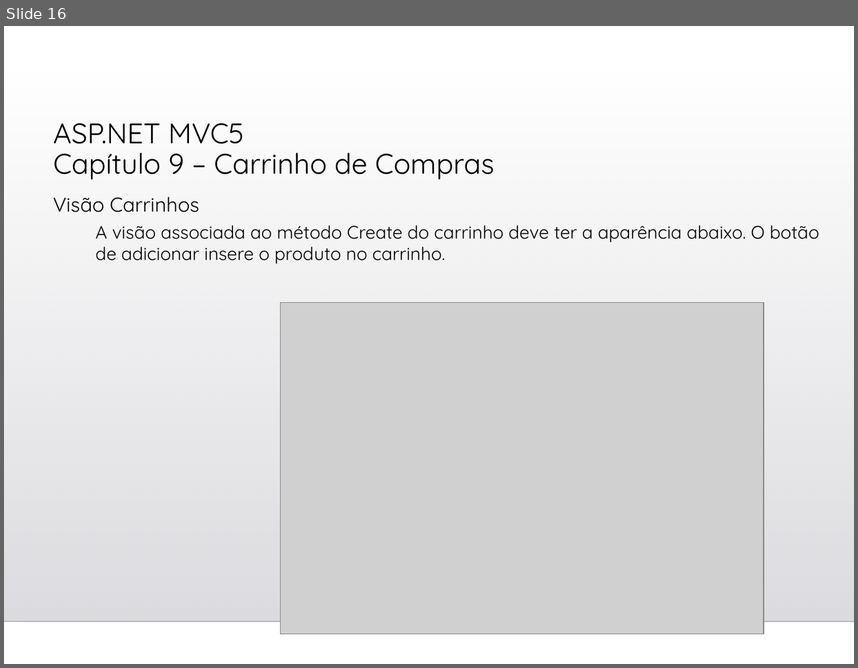
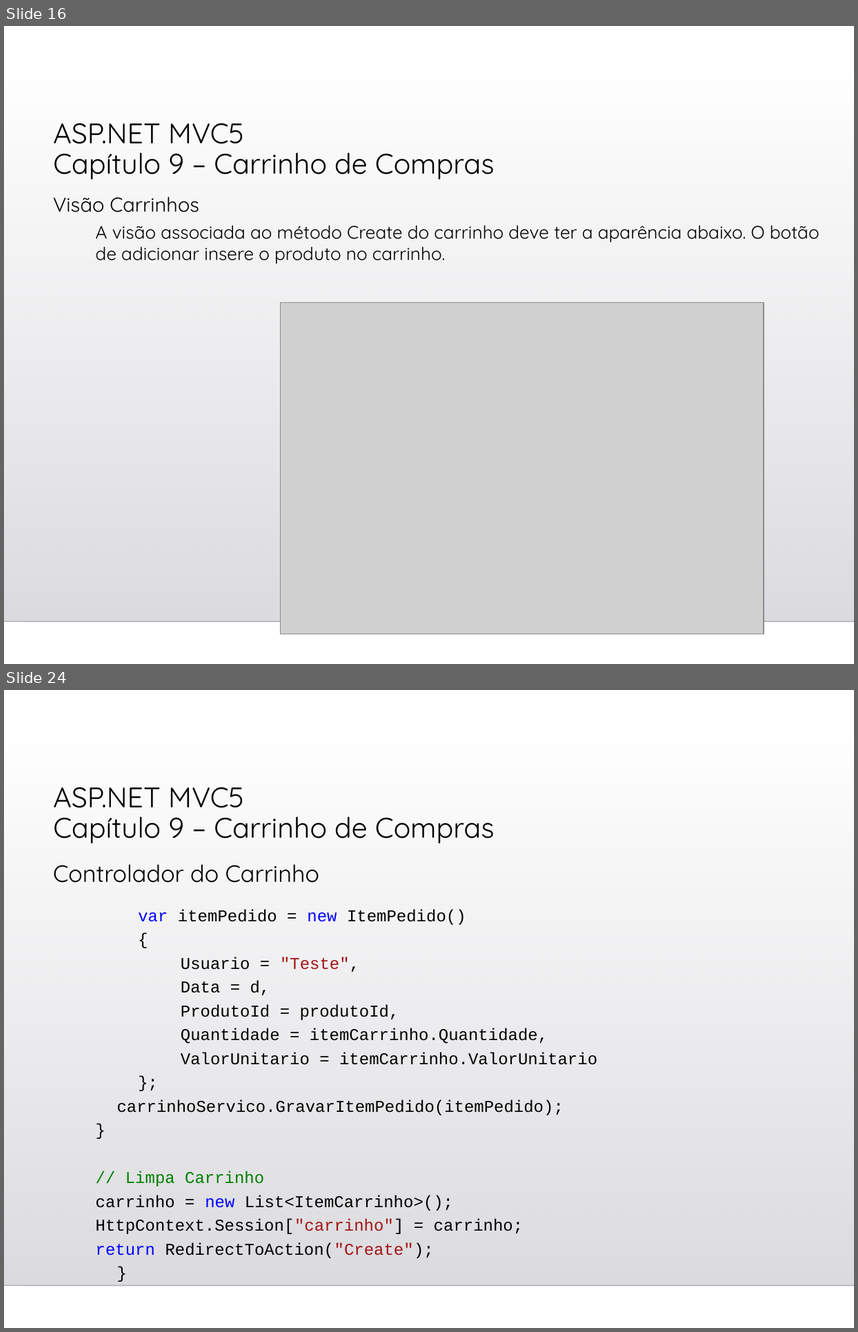
Before and after one commit to gasilvabr/ProjetoWeb2023, a slide deck: Cap09-Carrinho de Compras.ppt. Shown one above the other, each under a label of ours: slide 16 before the commit, slides 16 and 24 after it; the slides between them are not shown. The pictures are 858x668 and 858x1332 pixels, drawn with LibreOffice and Linux fonts; fonts in the diff are those of the drawing; grey boxes stand for pictures; background and template pictures are left out. Boxes give left, top, right and bottom in pixels: in the first picture for what was removed or moved away, otherwise in the second. Text is boxed around its words. In the diff, an @@ line names an element or a change of style, - is before the commit and + after.

```diff
--- a/Cap09-Carrinho de Compras.ppt
+++ b/Cap09-Carrinho de Compras.ppt
@@ slide 24 added at (x1=4, y1=690, x2=854, y2=1328), background picture (left out); not listed: 2 template elements that a slide beside it also shows @@
@@ title added at (x1=53, y1=787, x2=495, y2=843), 24 pt, text #000000 @@
+ASP.NET MVC5
+Capítulo 9 – Carrinho de Compras
@@ text added at (x1=53, y1=864, x2=319, y2=883), 20 pt, text #000000 @@
+Controlador do Carrinho
@@ text added at (x1=96, y1=909, x2=597, y2=1258), 14 pt, text #000000 @@
+    var itemPedido = new ItemPedido()
+    {
+      Usuario = "Teste",
+      Data = d,
+      ProdutoId = produtoId,
+      Quantidade = itemCarrinho.Quantidade,
+      ValorUnitario = itemCarrinho.ValorUnitario
+    };
+  carrinhoServico.GravarItemPedido(itemPedido);
+  }
+  // Limpa Carrinho
+  carrinho = new List<ItemCarrinho>();
+  HttpContext.Session["carrinho"] = carrinho;
+  return RedirectToAction("Create");
+}
```
Also in this commit, not shown: 8 other slides added, 2 other files.
